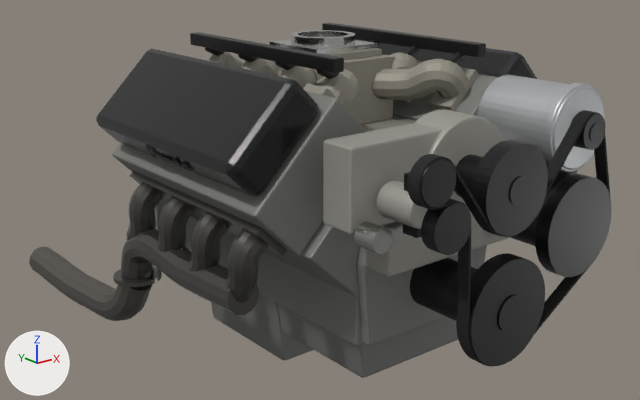
What one commit did to the glTF model nuke_frontend/public/models/k5-engine-ls3.glb.
Both versions are drawn from a 50 mm camera at (-1.026, -2.914, 1.302) aimed at (0.036, -1.586, 0.771). The axes (+X, +Y, +Z) are drawn at lower left. The lights are the same throughout. The first picture is the older version. Vertices at exactly the same position are counted once.

The scene before the commit, as lines of its bpy script (objects in view):
```python
me_intake_300_131 = bpy.data.meshes.new('intake_300-131')
me_intake_300_131.from_pydata(...)  # 3064 vertices, 6052 faces; spans x -0.167..0.167, y -1.885..-1.445, z 0.945..1.083
me_intake_300_131.materials.append(mat_cast_aluminium__as_cast_holley_intake)  # grey #9a968a
me_midmount_bracket = bpy.data.meshes.new('midmount_bracket')
me_midmount_bracket.from_pydata(...)  # 944 vertices, 1860 faces; spans x -0.235..0.225, y -2.077..-1.93, z 0.78..1.015
me_midmount_bracket.materials.append(mat_cast_aluminium__holley_manifold_natural)  # grey #a6a49c
me_midmount_fittings = bpy.data.meshes.new('midmount_fittings')
me_midmount_fittings.from_pydata(...)  # a 40-sided cylinder along y spanning x -0.1045..-0.0855, y -2.0475..-2.0025, z 0.9225..0.9415; a 40-sided cylinder along y spanning x -0.234..-0.196, y -2.043..-2.003, z 0.851..0.889
me_midmount_fittings.materials.append(mat_zinc_chrome_fittings)  # grey #b8b8b4
ob_intake_300_131 = bpy.data.objects.new('intake_300-131', me_intake_300_131)
ob_intake_300_131.location = (0.0, 0.0, 0.0)
ob_midmount_bracket = bpy.data.objects.new('midmount_bracket', me_midmount_bracket)
ob_midmount_bracket.location = (0.0, 0.0, 0.0)
ob_midmount_fittings = bpy.data.objects.new('midmount_fittings', me_midmount_fittings)
ob_midmount_fittings.location = (0.0, 0.0, 0.0)
# also in view: 'alternator_pulley' at (0.184, -2.091, 0.982); 'front_cover' at (0.0, -1.92, 0.763); 'fuel_rail_R' at (-0.15, -1.653, 1.092); 'valve_cover_L' at (0.277, -1.677, 0.997); 'water_pump' at (0.0, -2.056, 0.92)
```
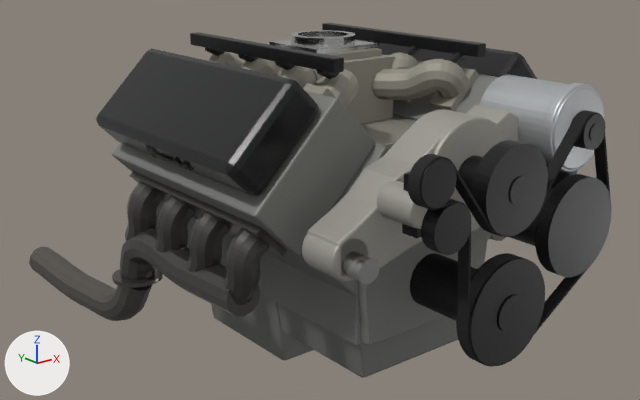
What differs and where, as boxes (x1, y1, x2, y2) in the pictures (640 x 400 px; the box of a moved part takes in the faces that stretch with it):
'midmount_bracket', reshaped
    before: (323, 109, 511, 277)
    after: (302, 105, 519, 281)
'midmount_fittings', reshaped
    before: (354, 221, 393, 254)
    after: (342, 251, 379, 284)
part 1 of me_midmount_bracket, added
    after: (302, 233, 368, 281)
part 2 of me_midmount_bracket, rebuilt (77% wider, 54% taller)
    before: (323, 123, 442, 234)
    after: (307, 105, 519, 276)
part 3 of me_midmount_bracket, deleted (mostly hidden)
    before: (483, 229, 495, 239)
part 4 of me_midmount_bracket, moved or reshaped
    before: (365, 109, 511, 277)
    after: (410, 109, 506, 232)

Patch to the scene script:
```diff
--- a/nuke_frontend/public/models/k5-engine-ls3.glb.py
+++ b/nuke_frontend/public/models/k5-engine-ls3.glb.py
@@ me_midmount_bracket @@
 # used by ob_midmount_bracket; location = (0.0, 0.0, 0.0)
-me_midmount_bracket.from_pydata(...)  # 944 vertices, 1860 faces; spans x -0.235..0.225, y -2.077..-1.93, z 0.78..1.015
+me_midmount_bracket.from_pydata(...)  # 1124 vertices, 2228 faces; spans x -0.275..0.147, y -2.077..-1.93, z 0.803..1.015
+# me_midmount_bracket part 1: the loose piece of 240 vertices spanning x -0.196..-0.14, y -2.077..-2.005, z 0.887..0.943 is copied, and the copy is scaled about its middle by (1.27, 1.04, 1.27), then moved by (-0.072, 0.073, -0.077); it spans x -0.275..-0.205, y -2.005..-1.93, z 0.803..0.873
+# me_midmount_bracket part 2: the loose piece of 56 vertices spanning x -0.235..-0.04, y -1.995..-1.93, z 0.87..1.0 is rebuilt with 164 vertices and now spans x -0.265..0.147, y -2.005..-1.93, z 0.805..1.011
+# me_midmount_bracket part 3: the loose piece of 56 vertices spanning x 0.06..0.225, y -1.989..-1.93, z 0.791..0.886 is deleted
+# me_midmount_bracket part 4: 120 vertices moved from x -0.095..0.095, y -2.005..-2.001, z 0.825..1.015 to x -0.095..0.095, y -2.013..-2.009, z 0.825..1.015; 56 vertices removed from x -0.15..0.15, y -1.989..-1.93, z 0.78..0.86
+# other edits to the shape of me_midmount_bracket do not show in these pictures
 me_midmount_bracket.materials.append(mat_cast_aluminium__holley_manifold_natural)
@@ me_midmount_fittings @@
 # used by ob_midmount_fittings; location = (0.0, 0.0, 0.0)
-me_midmount_fittings.from_pydata(...)  # 160 vertices, 312 faces; spans x -0.234..-0.0855, y -2.0475..-2.0025, z 0.851..0.9415
+me_midmount_fittings.from_pydata(...)  # 160 vertices, 312 faces; spans x -0.259..-0.0855, y -2.0475..-2.0025, z 0.811..0.9545
+# me_midmount_fittings part 5: the loose piece of 80 vertices spanning x -0.234..-0.196, y -2.043..-2.003, z 0.851..0.889 is moved by (-0.025, 0.0, -0.04)
+# other edits to the shape of me_midmount_fittings do not show in these pictures
 me_midmount_fittings.materials.append(mat_zinc_chrome_fittings)
```
